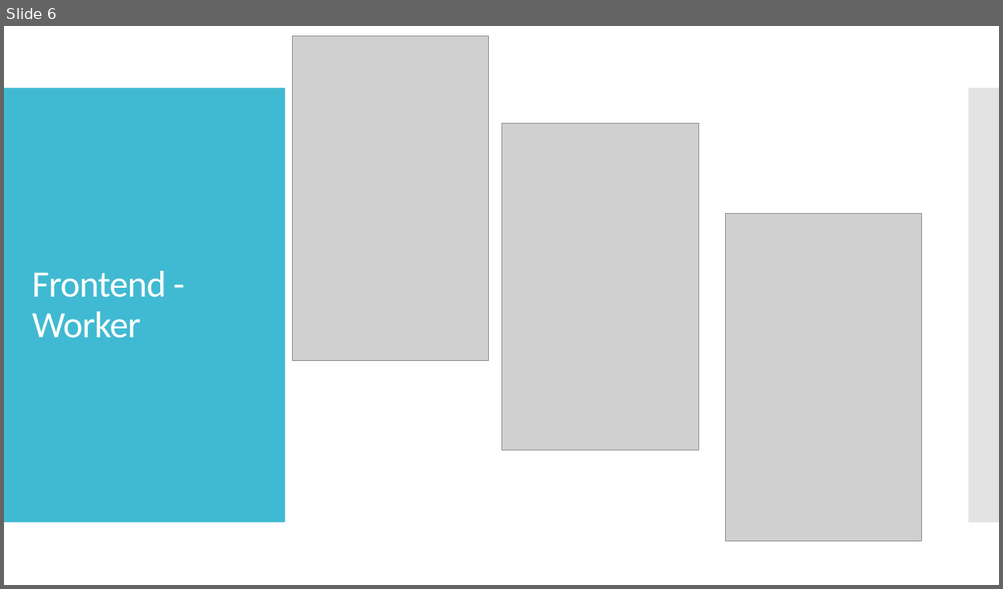
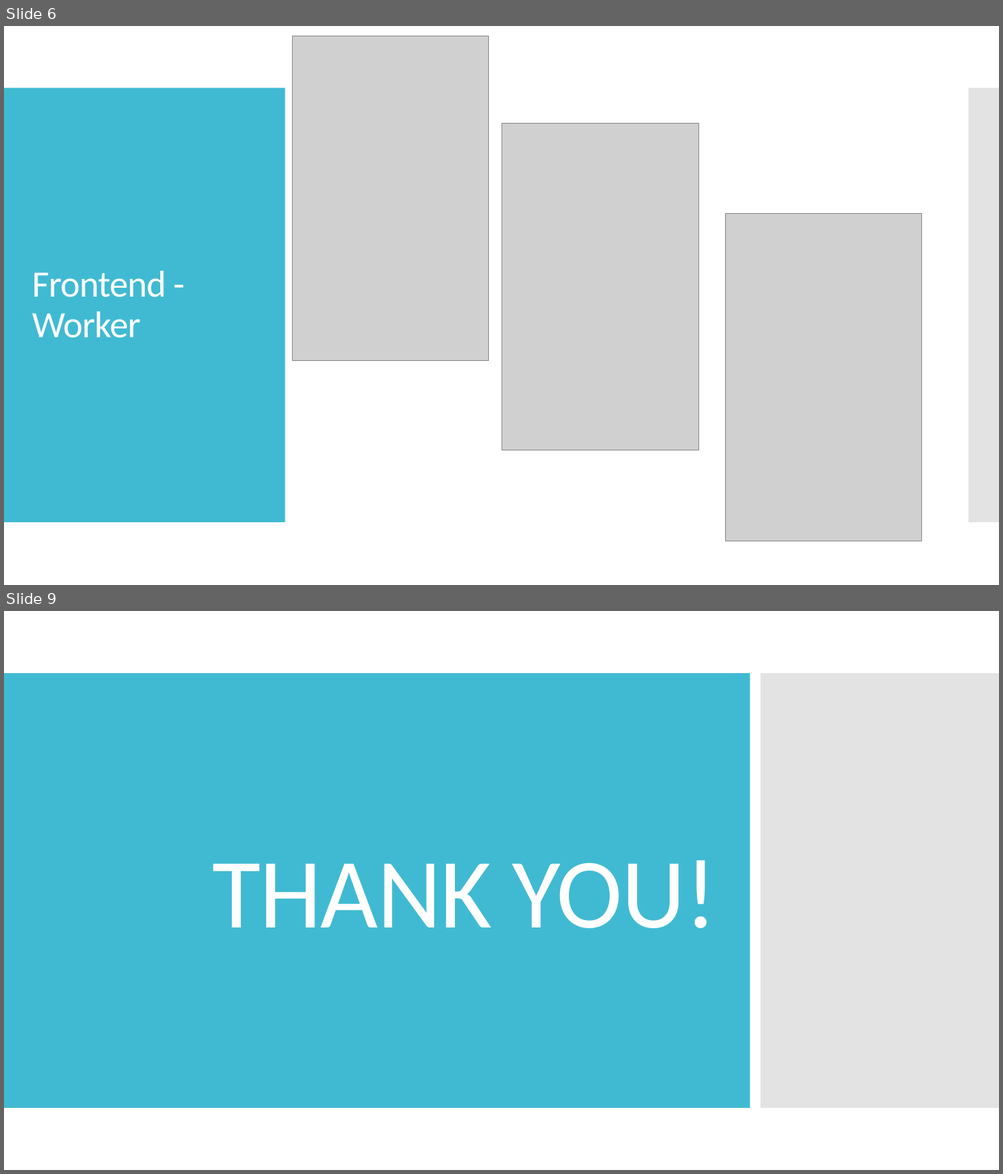
Before and after one commit to k4rriL/ATS, a slide deck: Presentation/Automatic Ticketing System (ATS).pptx. Shown one above the other, each under a label of ours: slide 6 before the commit, slides 6 and 9 after it; the slides between them are not shown. The pictures are 1003x589 and 1003x1174 pixels, drawn with LibreOffice and Linux fonts; fonts in the diff are those of the drawing; grey boxes stand for pictures. Boxes give left, top, right and bottom in pixels: in the first picture for what was removed or moved away, otherwise in the second. Text is boxed around its words. In the diff, an @@ line names an element or a change of style, - is before the commit and + after.

```diff
--- a/Presentation/Automatic Ticketing System (ATS).pptx
+++ b/Presentation/Automatic Ticketing System (ATS).pptx
@@ slide 9 added at (4,611,999,1170), background #FFFFFF @@
@@ rectangle added at (4,673,750,1108), fill #40BAD2 @@
@@ rectangle added at (760,673,999,1108), fill #C8C8C8 at 50% opacity @@
@@ title added at (212,860,717,928), 96 pt, text #FFFFFF @@
+THANK YOU!
```
Also in this commit, not shown: 1 slide changed.
